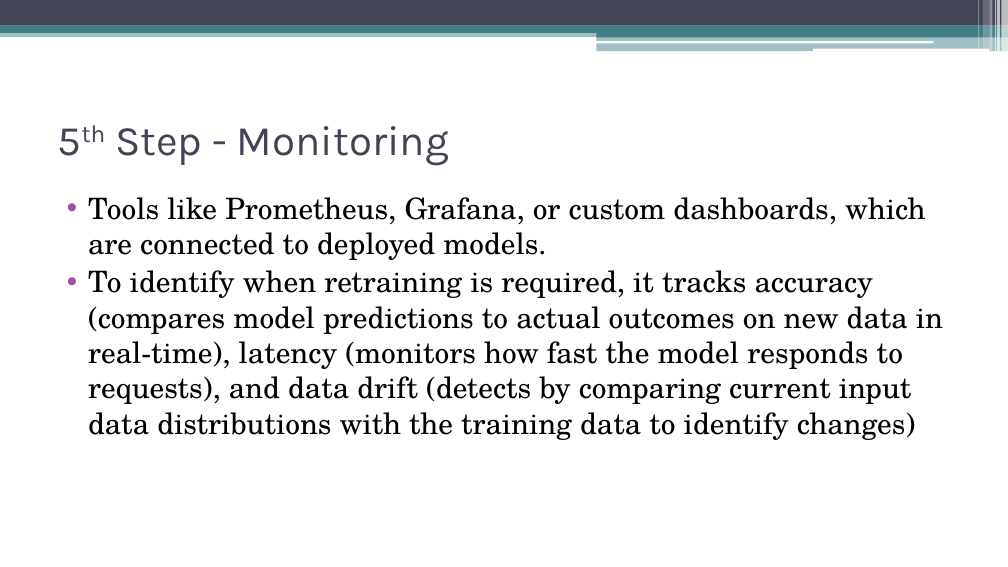
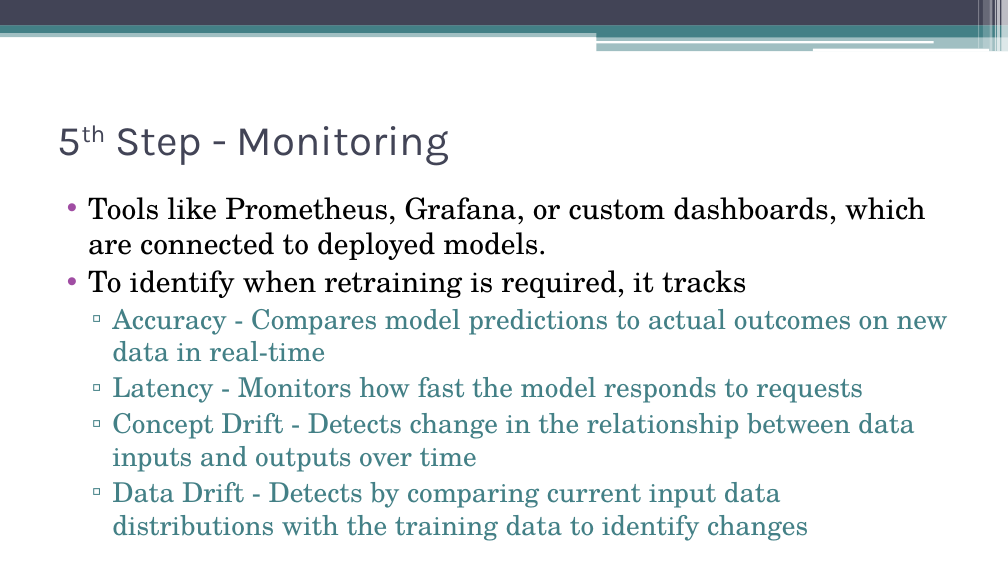
Before and after one commit to look4pritam/DeepLearning, a slide deck: slide 8 of Presentations/MLOPs.pptx. Drawn at 1008x567 pixels with LibreOffice and Linux fonts; fonts in the diff are those of the drawing. Boxes give left, top, right and bottom in pixels: in the first picture for what was removed or moved away, otherwise in the second. Text is boxed around its words. In the diff, an @@ line names an element or a change of style, - is before the commit and + after.

```diff
--- a/Presentations/MLOPs.pptx
+++ b/Presentations/MLOPs.pptx
@@ text at [88,270,948,541]: text changed; size 28 to 26 pt; text colour #000000 to #438086 @@
-• To identify when retraining is required, it tracks accuracy (compares model predictions to actual outcomes on new data in real-time), latency (monitors how fast the model responds to requests), and data drift (detects by comparing current input data distributions with the training data to identify changes)
+• To identify when retraining is required, it tracks
+  ▫ Accuracy - Compares model predictions to actual outcomes on new data in real-time
+  ▫ Latency - Monitors how fast the model responds to requests
+  ▫ Concept Drift - Detects change in the relationship between data inputs and outputs over time
+  ▫ Data Drift - Detects by comparing current input data distributions with the training data to identify changes
```
Also in this commit, not shown: 1 other slide changed, 1 slide added.
